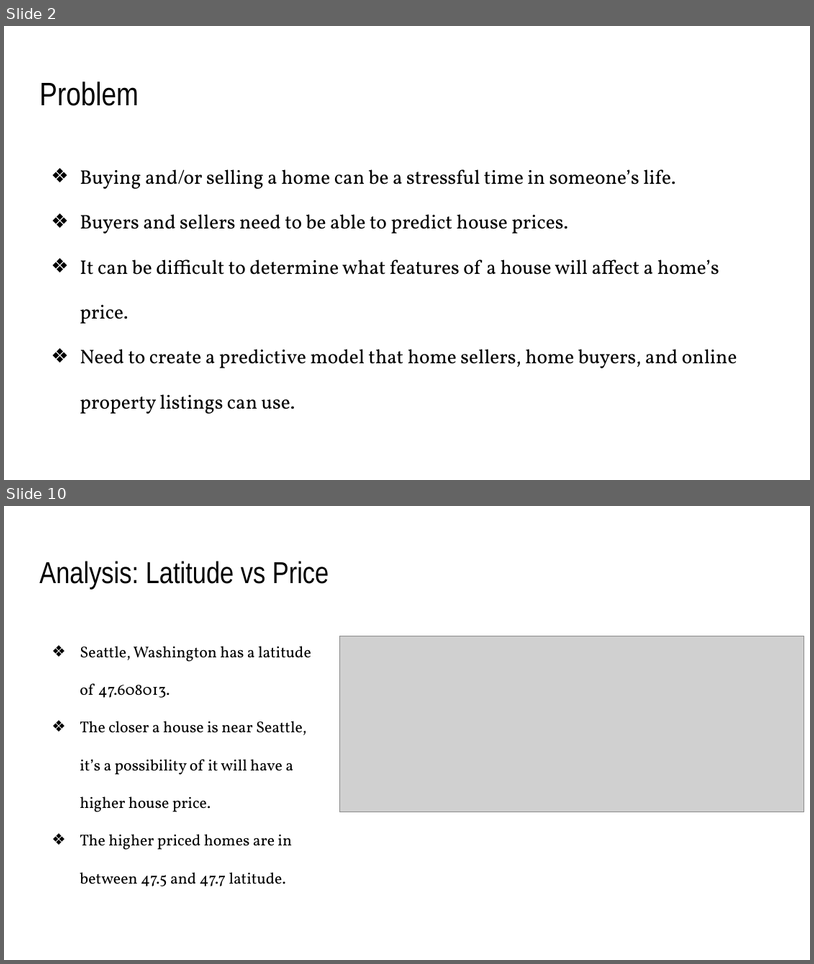
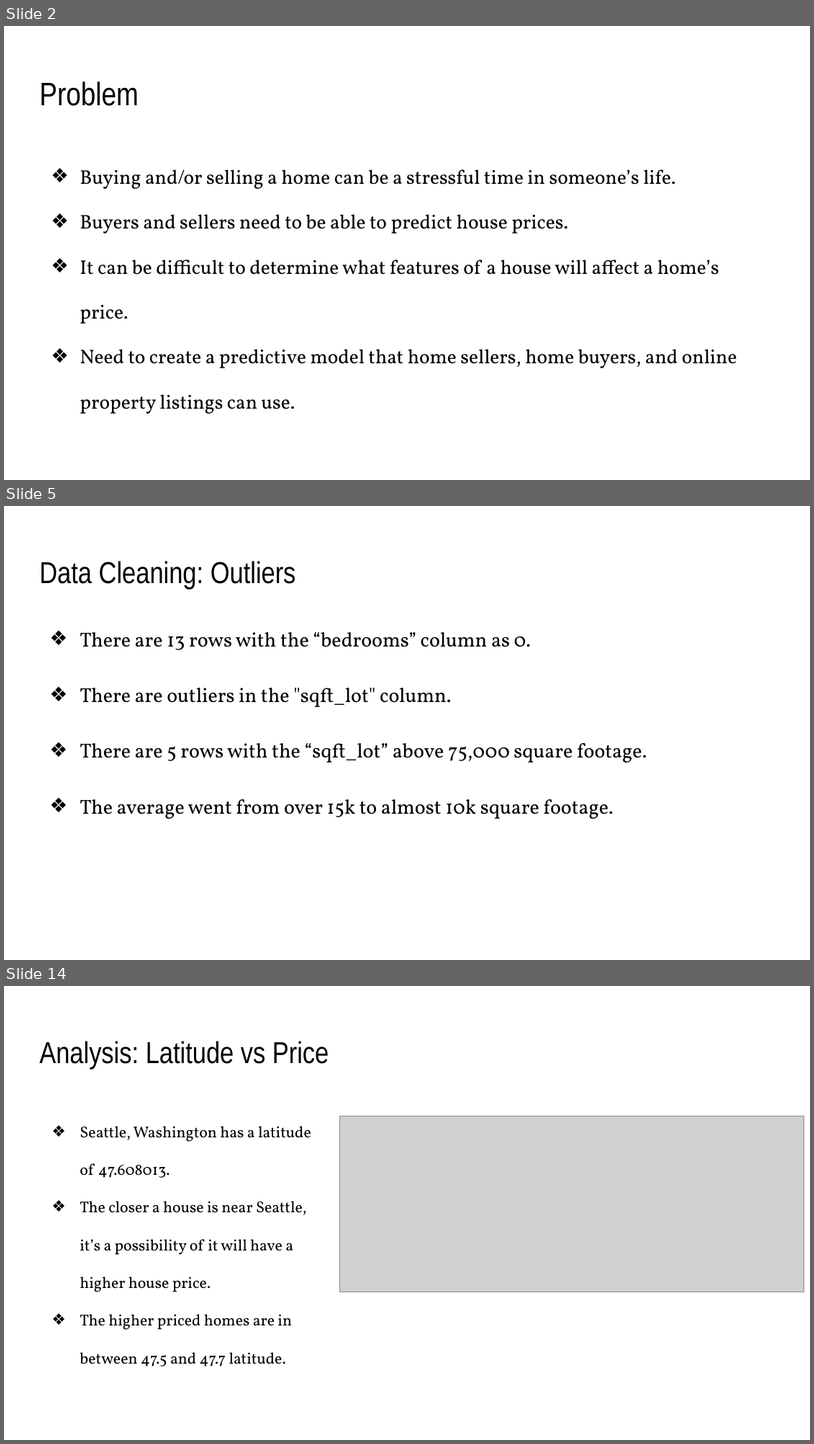
Before and after one commit to KierraDangerfield/Predicting-King-County-House-Prices, a slide deck: Reports/Predicting King County House Prices.pptx. Shown one above the other, each under a label of ours: slides 2 and 10 before the commit, slides 2, 5 and 14 after it; the slides between them are not shown. The pictures are 814x964 and 814x1444 pixels, drawn with LibreOffice and Linux fonts; fonts in the diff are those of the drawing; grey boxes stand for pictures. Boxes give left, top, right and bottom in pixels: in the first picture for what was removed or moved away, otherwise in the second. Text is boxed around its words. In the diff, an @@ line names an element or a change of style, - is before the commit and + after.

```diff
--- a/Reports/Predicting King County House Prices.pptx
+++ b/Reports/Predicting King County House Prices.pptx
@@ slide 5 added at (x1=4, y1=506, x2=810, y2=960), background #FFFFFF @@
@@ title added at (x1=39, y1=561, x2=296, y2=590), 27 pt, text #000000 @@
+Data Cleaning: Outliers
@@ text added at (x1=80, y1=632, x2=647, y2=818), 18 pt, text #000000 @@
+❖ There are 13 rows with the “bedrooms” column as 0.
+❖ There are outliers in the "sqft_lot" column.
+❖ There are 5 rows with the “sqft_lot” above 75,000 square footage.
+❖ The average went from over 15k to almost 10k square footage.
@@ what was slide 10 is now slide 14 @@
```
Also in this commit, not shown: 9 slides changed, 5 other slides added, 4 other files.
